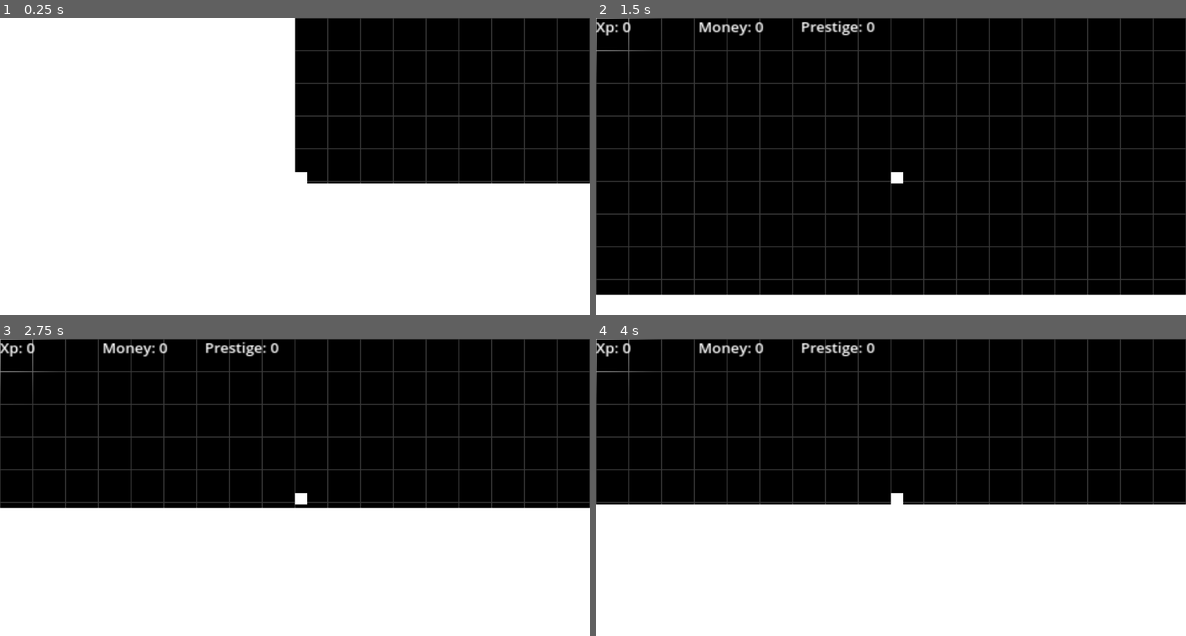
Above: before the commit, frames 1-4 (two rows, left to right).
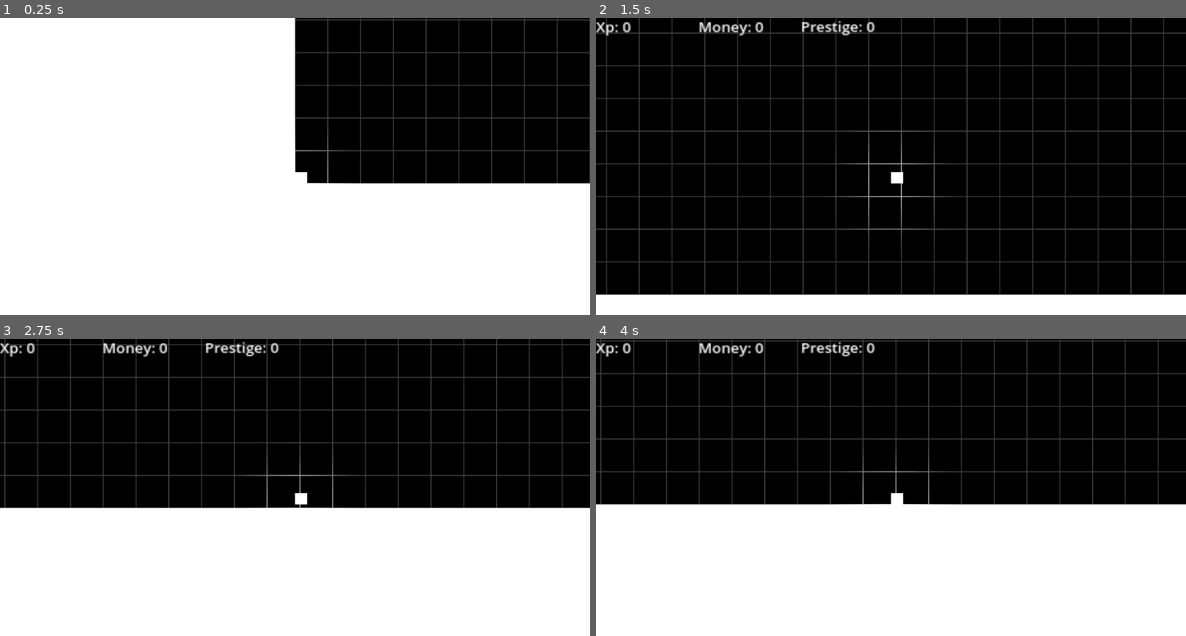
Above: after the commit, the same moments.

Repository: Lueegee1/Skr-t-Kast-Spil
Game: Godot game, scene res://main/root.tscn
Two runs of this game, one before a commit and one after it. Both use one fixed random seed, a clock stepped at 60 frames per second and the inputs below.
Inputs:
- Up to frame 1 (0.25 s): no input
- Up to frame 2 (1.5 s): tap Enter at 0.5 s
- Up to frame 3 (2.75 s): no input
- Up to frame 4 (4 s): no input

The runs differ from the first frame. In frame 1, 1.8% of the frame differs, in the area x 49-100%, y 0-56%; in frame 2, 11%, in the area x 0-100%, y 0-94%; in frame 3, 6.8%; in frame 4, 7.0%.

Commit message:
Revert "Merge branch 'main' of https://github.com/Lueegee1/Skr-t-Kast-Spil"
This reverts commit cab10732687f65b30df9e1e9499a090e54e06355, reversing
changes made to b9b13e9eb0994b2d3984ef5b74276fb0d9f2032b.

Diff:
--- a/main/Background.gd
+++ b/main/Background.gd
@@ -1,11 +1,12 @@
-extends TextureRect
+extends ColorRect
 
+@onready var grid = $"."
+@onready var ball = $"../../LaunchSite/RigidBody2D"
+@onready var camera = $"../../UI/Camera2D"
 
-#Called when the node enters the scene tree for the first time.
-func _ready() -> void:
-	pass # Replace with function body.
+func _process(_delta):
+	var mat = grid.material as ShaderMaterial
+	var screen_top_left = camera.get_screen_center_position() - (get_viewport_rect().size / 2) * camera.zoom
 
-
-# Called every frame. 'delta' is the elapsed time since the previous frame.
-func _process(delta: float) -> void:
-	pass
+	mat.set_shader_parameter("camera_origin", screen_top_left)
+	mat.set_shader_parameter("ball_position", ball.global_position)
--- a/main/main.tscn
+++ b/main/main.tscn
@@ -1,6 +1,7 @@
-[gd_scene load_steps=10 format=3 uid="uid://pmrbuelgkrua"]
+[gd_scene load_steps=11 format=3 uid="uid://pmrbuelgkrua"]
 
 [ext_resource type="Script" uid="uid://dskg7hx4b5lr" path="res://main/Ui_And_Mainscript.gd" id="1_53q0u"]
+[ext_resource type="Script" uid="uid://bah7bqvk6ivwr" path="res://main/Background.gd" id="2_3wy1v"]
 [ext_resource type="Shader" uid="uid://bo8l0sgsycmsd" path="res://main/BackgroundShader.gdshader" id="2_kfbq2"]
 [ext_resource type="Script" uid="uid://c1vagnp7y22hl" path="res://main/BallMechanics.gd" id="2_pjrb6"]
 [ext_resource type="Script" uid="uid://dxurlyfv61set" path="res://main/Ground.gd" id="3_xwkvk"]
@@ -16,7 +17,7 @@
 shader = ExtResource("2_kfbq2")
 shader_parameter/grid_size = Vector2(64, 64)
 shader_parameter/line_thickness = 1.5
-shader_parameter/world_offset = Vector2(0, 0)
+shader_parameter/camera_origin = Vector2(0, 0)
 shader_parameter/ball_position = Vector2(0, 0)
 shader_parameter/light_radius = 150.0
 script = SubResource("GDScript_3wy1v")
@@ -42,6 +43,7 @@
 offset_bottom = -104.0
 scale = Vector2(2.4090874, 2.1431155)
 theme_override_font_sizes/font_size = 12
+text = "0"
 
 [node name="MoneyLabel" type="Label" parent="UI/Camera2D/CanvasLayer"]
 custom_minimum_size = Vector2(5, 5)
@@ -51,6 +53,7 @@
 offset_bottom = -104.0
 scale = Vector2(2.4195173, 2.1346257)
 theme_override_font_sizes/font_size = 12
+text = "0"
 
 [node name="PrestigeLabel" type="Label" parent="UI/Camera2D/CanvasLayer"]
 custom_minimum_size = Vector2(5, 5)
@@ -60,6 +63,7 @@
 offset_bottom = -102.99999
 scale = Vector2(2.39408, 2.0930214)
 theme_override_font_sizes/font_size = 12
+text = "0"
 
 [node name="VBoxContainer" type="VBoxContainer" parent="UI/Camera2D/CanvasLayer"]
 offset_left = 958.0
@@ -105,6 +109,7 @@
 offset_top = -1209.0
 offset_right = 3467.0
 offset_bottom = 782.0
+script = ExtResource("2_3wy1v")
 
 [node name="Test solid" type="StaticBody2D" parent="."]
 script = ExtResource("4_c651c")
